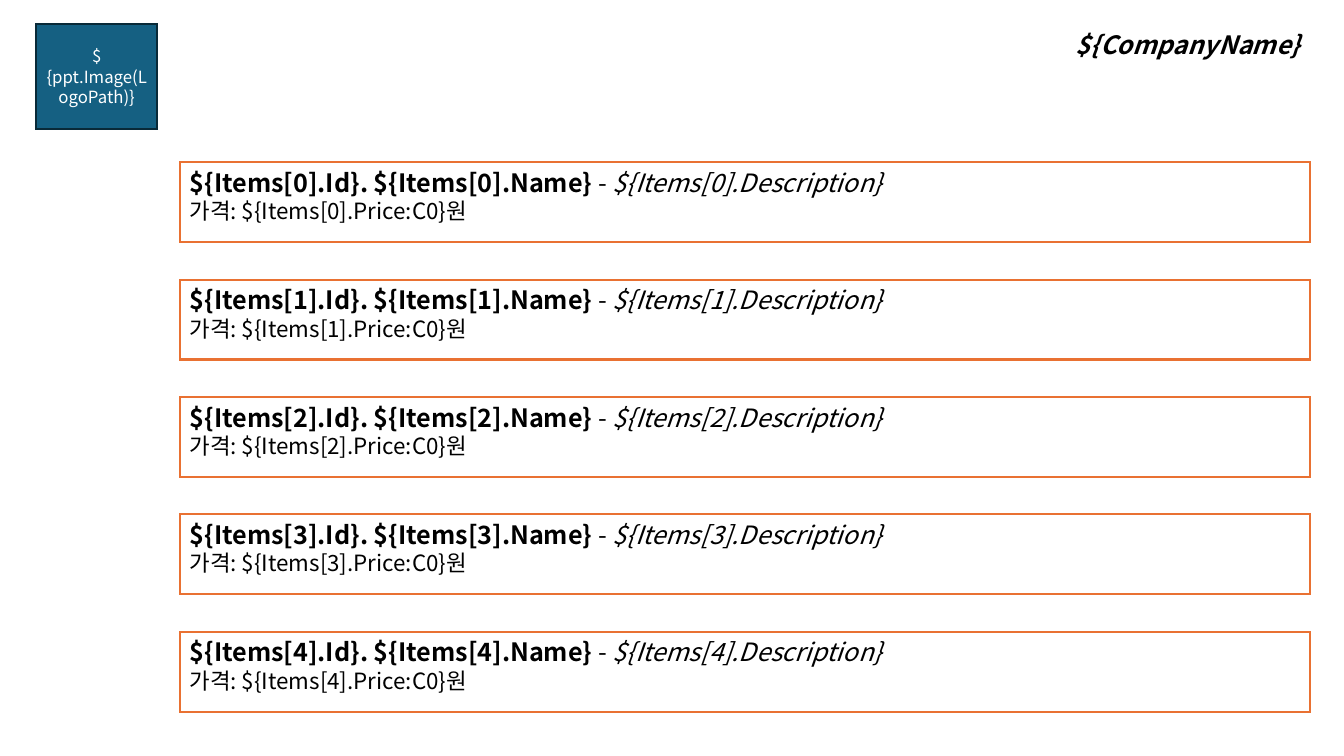
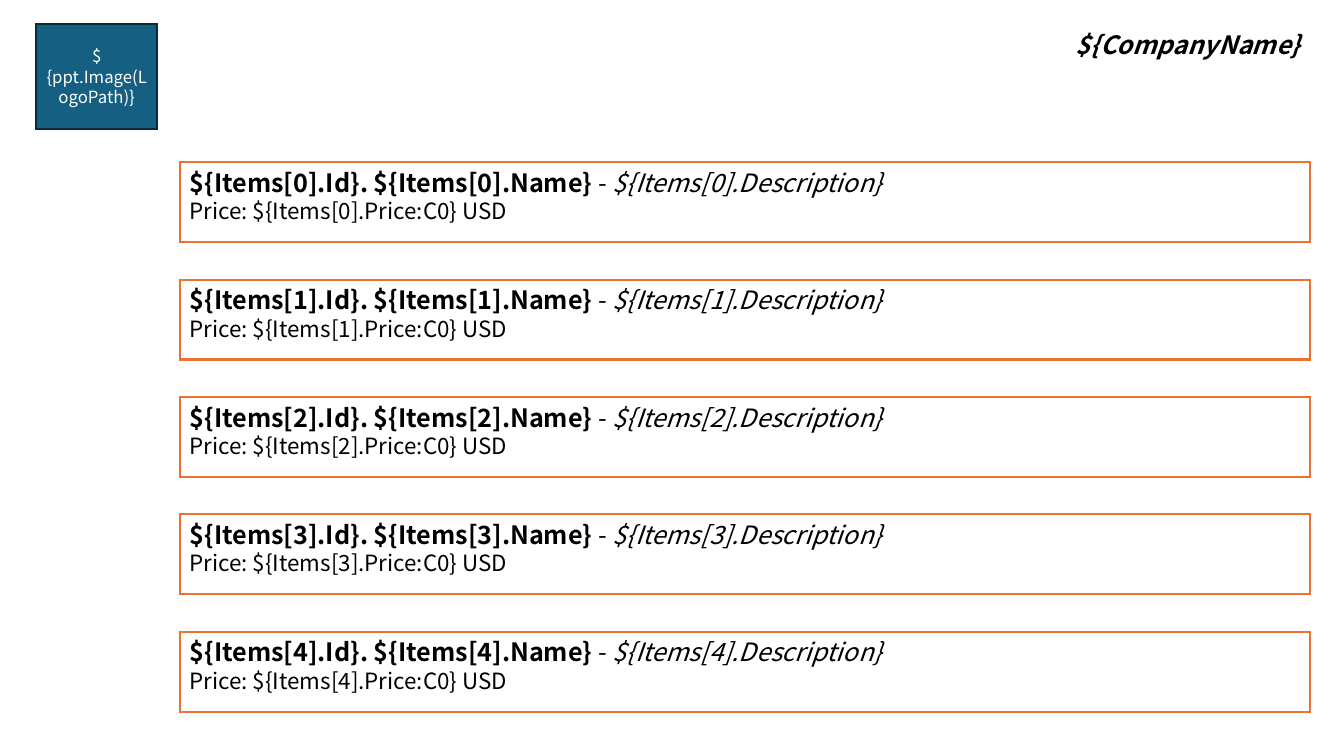
Before and after one commit to iyulab-rnd/DocuChef, a slide deck: slide 2 of src/DocuChef.TestConsoleApp/files/ppt/template_2.pptx. Drawn at 1344x756 pixels with LibreOffice and Linux fonts; fonts in the diff are those of the drawing. Boxes give left, top, right and bottom in pixels: in the first picture for what was removed or moved away, otherwise in the second. Text is boxed around its words. In the diff, an @@ line names an element or a change of style, - is before the commit and + after.

```diff
--- a/src/DocuChef.TestConsoleApp/files/ppt/template_2.pptx
+++ b/src/DocuChef.TestConsoleApp/files/ppt/template_2.pptx
@@ text in rectangle at box(190, 200, 508, 223): text changed @@
-가격: ${Items[0].Price:C0}원
+Price: ${Items[0].Price:C0} USD
@@ text in rectangle at box(190, 318, 508, 341): text changed @@
-가격: ${Items[1].Price:C0}원
+Price: ${Items[1].Price:C0} USD
@@ text in rectangle at box(190, 435, 508, 458): text changed @@
-가격: ${Items[2].Price:C0}원
+Price: ${Items[2].Price:C0} USD
@@ text in rectangle at box(190, 552, 508, 575): text changed @@
-가격: ${Items[3].Price:C0}원
+Price: ${Items[3].Price:C0} USD
@@ text in rectangle at box(190, 670, 508, 693): text changed @@
-가격: ${Items[4].Price:C0}원
+Price: ${Items[4].Price:C0} USD
```
Also in this commit, not shown: 29 other files.
